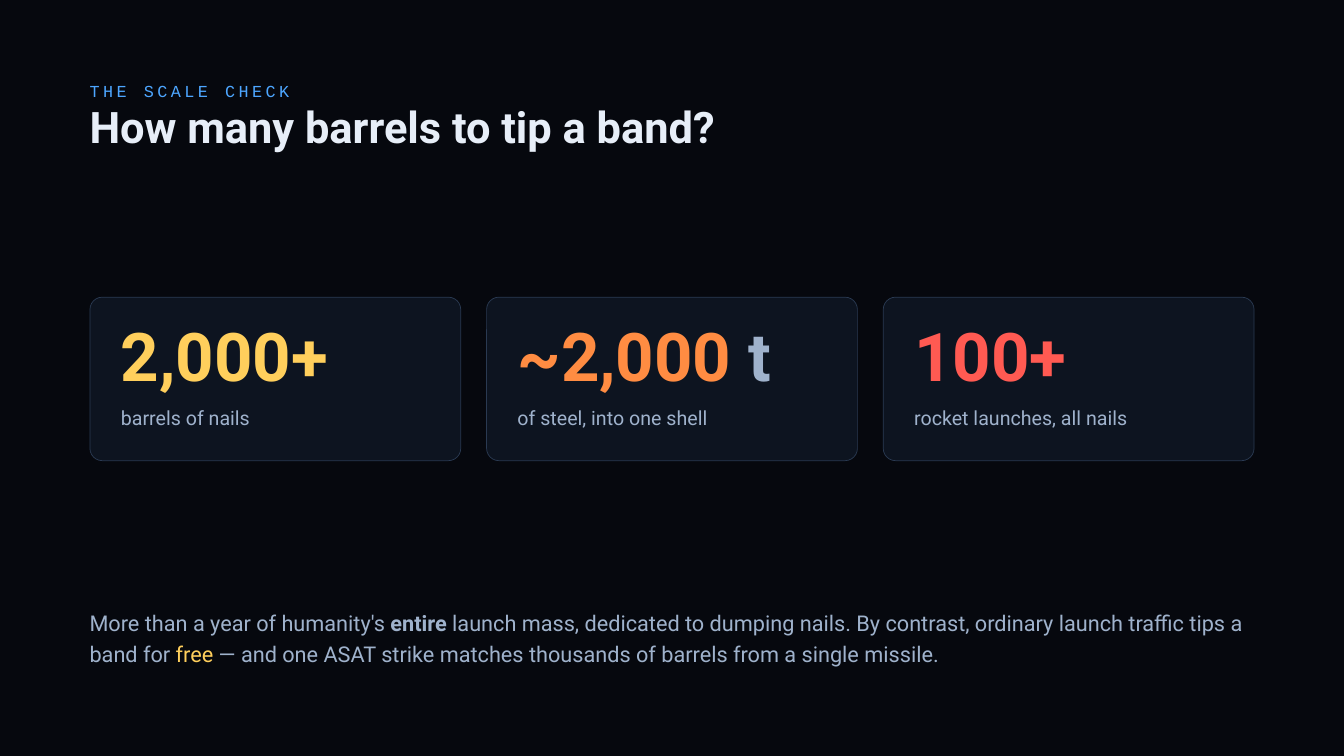
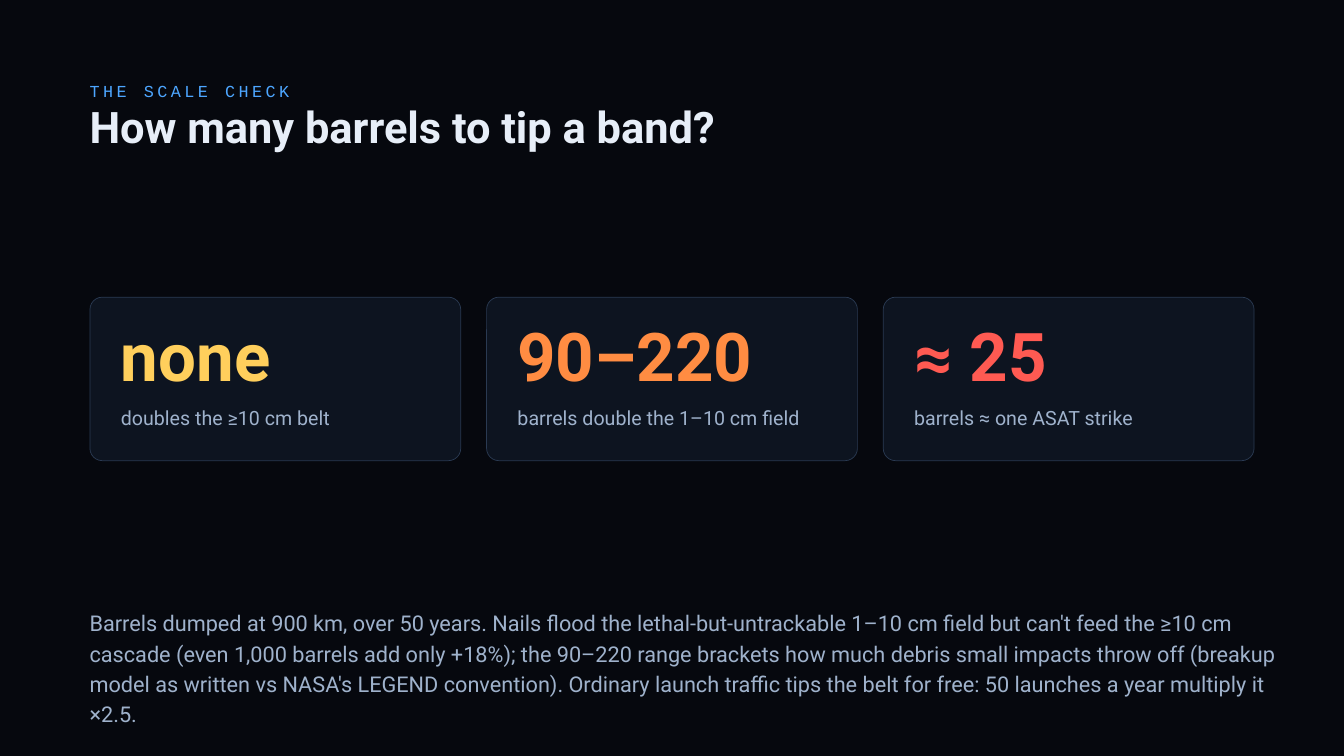
Before and after one commit to TimKadyrov/DebrisCascade, a slide deck: slide 16 of Barrel of Nails — Kessler Study.pptx. Drawn at 1344x756 pixels with LibreOffice and Linux fonts; fonts in the diff are those of the drawing. Boxes give left, top, right and bottom in pixels: in the first picture for what was removed or moved away, otherwise in the second. Text is boxed around its words. In the diff, an @@ line names an element or a change of style, - is before the commit and + after.

Commit message:
Update deck, SUMMARY and README from the fixed model and full catalog
Every number and chart now comes from data/deck_numbers.json (CLI --deck);
charts are rendered by viz/render_deck_charts.py at their slide-box sizes.

Deck changes:
- Catalog: 28,676 LEO objects incl. 9,911 catalogued debris (was 15,222
  active satellites only).
- Altitude figure (13) is now model output: per-satellite risk today (peak
  0.53%/yr at 825 km) plus fragment and intact drag lifetimes; one barrel
  at 550 km briefly makes its shell the most dangerous in LEO.
- Tipping (14): >=10 cm belt growth vs launch rate; the belt already
  grows x1.13 in 50 yr with zero launches (x421 / ~190/yr were stale).
- Operators (15): they quit by year ~28 and the belt still doubles; the
  "self-limiting" claim is withdrawn.
- Barrels (16): no number doubles the >=10 cm belt; 90-220 barrels double
  the 1-10 cm field (range = cratering convention); one ASAT ~ 25 barrels
  (was "2,000+ barrels" and "one ASAT = thousands").
- Extreme (17, 18): 500 launches/yr -> x91 belt, ~1,600-1,700
  catastrophic/yr. Low-altitude breakup (19): +22% local risk, clears in
  ~1 yr (the 98,000/yr figure came from a 1-billion-nail run).
- Physics (9): 260+260 kg -> ~29,000 fragments (combined mass).
- Model limits (22) and references (23) rewritten; Kessler citation fixed,
  Liou & Johnson (2006) added.

SUMMARY.md and README rewritten to match.

```diff
--- a/Barrel of Nails — Kessler Study.pptx
+++ b/Barrel of Nails — Kessler Study.pptx
@@ text at (x1=121, y1=345, x2=270, y2=382): text changed @@
-2,000+
+none
@@ text at (x1=517, y1=332, x2=752, y2=382): text changed @@
-~2,000 t
+90–220
@@ text at (x1=970, y1=332, x2=1047, y2=382): text changed @@
-100+
+≈ 25
@@ text at (x1=121, y1=410, x2=330, y2=425): text changed @@
-barrels of nails
+doubles the ≥10 cm belt
@@ text at (x1=517, y1=410, x2=799, y2=425): text changed @@
-of steel, into one shell
+barrels double the 1–10 cm field
@@ text at (x1=914, y1=410, x2=1133, y2=425): text changed @@
-rocket launches, all nails
+barrels ≈ one ASAT strike
@@ text at (x1=90, y1=614, x2=1275, y2=722): text changed @@
-More than a year of humanity's entire launch mass, dedicated to dumping nails. By contrast, ordinary launch traffic tips a band for free — and one ASAT strike matches thousands of barrels from a single missile.
+Barrels dumped at 900 km, over 50 years. Nails flood the lethal-but-untrackable 1–10 cm field but can't feed the ≥10 cm cascade (even 1,000 barrels add only +18%); the 90–220 range brackets how much debris small impacts throw off (breakup model as written vs NASA's LEGEND convention). Ordinary launch traffic tips the belt for free: 50 launches a year multiply it ×2.5.
```
Also in this commit, not shown: 13 other slides changed, 11 other files.
